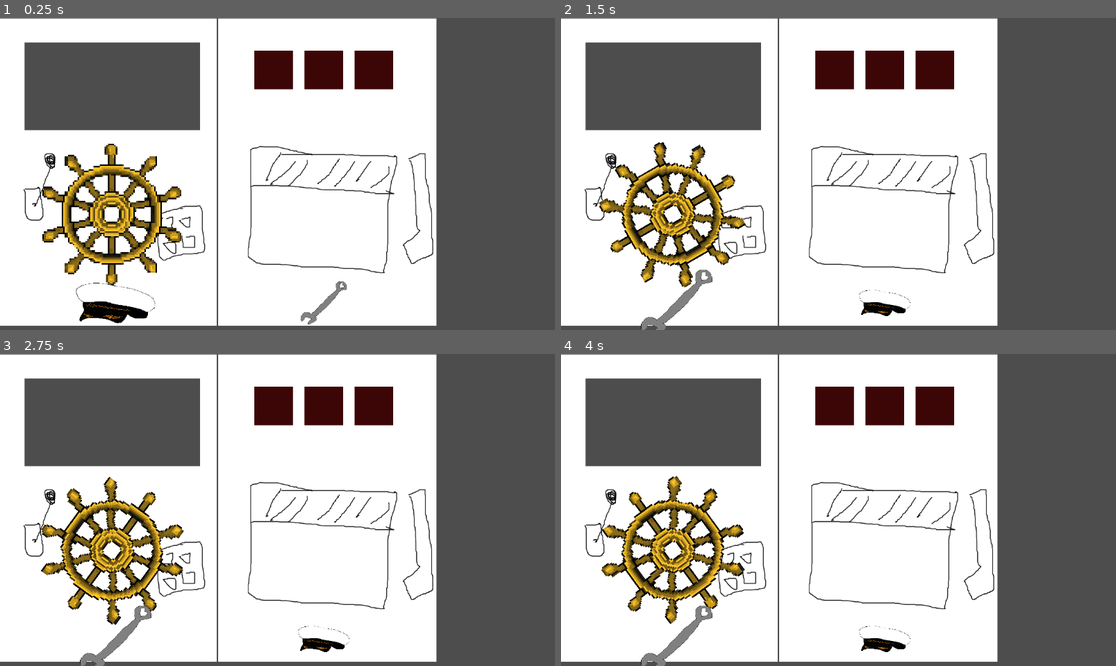
Above: before the commit, frames 1-4 (two rows, left to right).
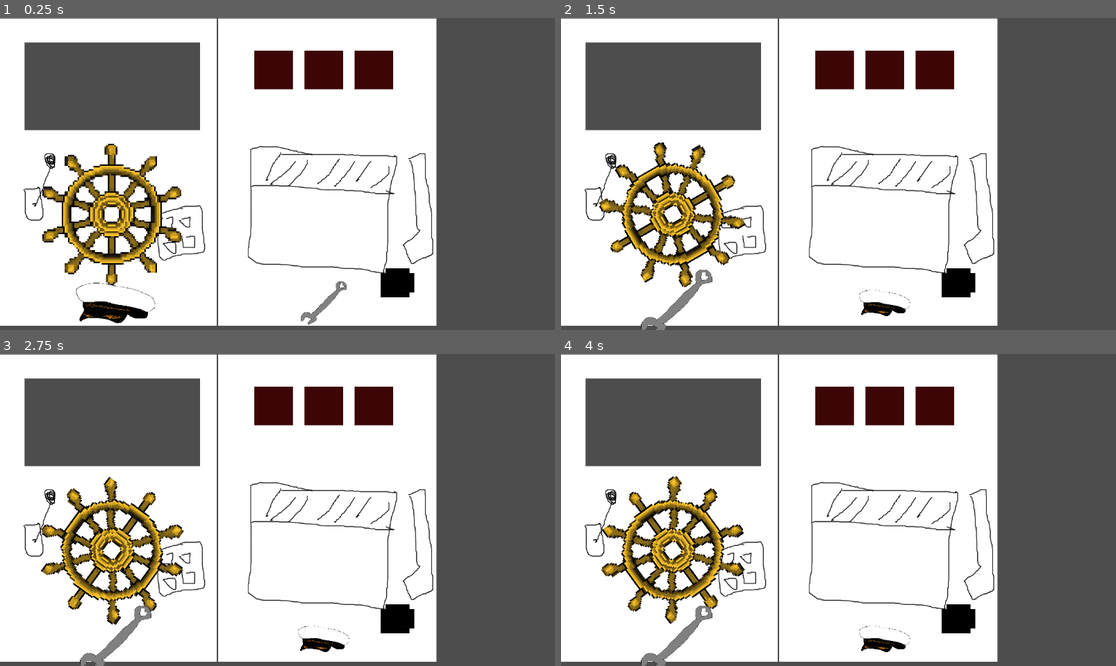
Above: after the commit, the same moments.

Repository: alifeee/space-pirates
Game: Godot game, scene res://NodeScenes/Main.tscn
The game is run twice, just before and just after one commit, with the same random seed, the same clock (stepped at 60 frames per second) and the same inputs.
Inputs (mouse positions are in pixels of both pictures, inside the frame that each line leads up to):
- Up to frame 1 (0.25 s): no input
- Up to frame 2 (1.5 s): tap Enter at 0.5 s; move the mouse to (960, 158) at 0.52 s; hold Right (right) 0.53-1.25 s; hold Up (ui_up) 0.53-1.25 s; click (960, 158) at 0.67 s; tap Space (add_coal) at 1.25 s; drag from (727, 189) to (810, 236) at 1.27 s
- Up to frame 3 (2.75 s): tap Enter at 2 s; move the mouse to (333, 441) at 2.02 s; hold Left (left) from 2.03 s (still down); hold Up (ui_up) from 2.03 s (still down); tap Page Up (player1_action1) at 2.1 s; click (333, 441) at 2.17 s
- Up to frame 4 (4 s): release Left (left) at 2.75 s; release Up (ui_up) at 2.75 s; tap Space (add_coal) at 2.75, 3.6 s; drag from (810, 572) to (672, 463) at 2.77 s; move the mouse to (1005, 556) at 3.52 s; hold Right (right) from 3.53 s (still down); hold Up (ui_up) from 3.53 s (still down); click (1005, 556) at 3.67 s

The runs differ from the first frame. In frame 1, 0.5% of the frame differs, in the area x 68-75%, y 80-90%; in frame 2, 0.5%; in frame 3, 0.5%; in frame 4, 0.5%.

Commit message:
COAL

Diff:
--- /dev/null
+++ b/NodeScenes/Coal.gd
@@ -0,0 +1,43 @@
+extends RigidBody2D
+
+var dragging = false
+var offset = Vector2()
+var drag = false
+var click_radius = 32
+
+var mouse_sens= 300.0
+
+func _physics_process(delta):
+	var direction: Vector2
+	direction.x = Input.get_action_strength("ui_right") - Input.get_action_strength("ui_left")
+	direction.y = Input.get_action_strength("ui_down") - Input.get_action_strength("ui_up")
+
+	if abs(direction.x) == 1 and abs(direction.y) == 1:
+		direction = direction.normalized()
+
+	var movement = mouse_sens * direction * delta
+	if (movement):
+		get_viewport().warp_mouse(get_global_mouse_position()+movement)
+
+func _input(event):
+	if event is InputEventJoypadButton:
+		if event.pressed and event.button_index == 0:
+			if (get_viewport().get_mouse_position() - self.position).length() < click_radius:
+				dragging = true
+				offset = get_viewport().get_mouse_position() - position
+		elif !event.pressed and event.button_index == 0:
+			dragging = false
+
+	if event is InputEventMouseButton:
+		if event.pressed and event.button_index == MOUSE_BUTTON_LEFT:
+			if (event.position - self.position).length() < click_radius:
+				dragging = true
+				offset = event.position - position
+		elif !event.pressed and event.button_index == MOUSE_BUTTON_LEFT:
+			dragging = false
+
+	if event is InputEventMouseMotion and dragging:
+		set_position(get_viewport().get_mouse_position() - offset)
+
+	if event is InputEventJoypadMotion and dragging:
+		set_position(get_viewport().get_mouse_position() - offset)
--- a/NodeScenes/Main.tscn
+++ b/NodeScenes/Main.tscn
@@ -1,15 +1,20 @@
-[gd_scene load_steps=11 format=3 uid="uid://br4vudmfn607"]
+[gd_scene load_steps=14 format=3 uid="uid://o5cbvqa1whwp"]
 
 [ext_resource type="Texture2D" uid="uid://76ev6qb2a1qi" path="res://Assets/captain_room.png" id="1_isubg"]
 [ext_resource type="Script" path="res://NodeScenes/Main.gd" id="1_uptqq"]
 [ext_resource type="Texture2D" uid="uid://tv70ntjxkffm" path="res://Assets/mechanic_room.png" id="2_oshy8"]
-[ext_resource type="Texture2D" uid="uid://8b5lcvfcrtt8" path="res://Assets/Space shit/captain side/image.png" id="3_gsado"]
+[ext_resource type="Texture2D" uid="uid://bx5a4ue37vx4i" path="res://Assets/Space shit/captain side/image.png" id="3_gsado"]
 [ext_resource type="Script" path="res://NodeScenes/Wheel.gd" id="4_vi048"]
-[ext_resource type="Texture2D" uid="uid://dmnalcgng2od4" path="res://Assets/mechanic side/press button.png" id="5_qgp27"]
+[ext_resource type="Texture2D" uid="uid://dmqtjbaf70lpg" path="res://Assets/mechanic side/coal.png" id="5_lhwsp"]
+[ext_resource type="Texture2D" uid="uid://dvflnw61u776i" path="res://Assets/mechanic side/press button.png" id="5_qgp27"]
+[ext_resource type="Script" path="res://NodeScenes/Coal.gd" id="6_028wc"]
 [ext_resource type="Script" path="res://NodeScenes/Button1.gd" id="6_ttfst"]
 [ext_resource type="Texture2D" uid="uid://okibml5s40ng" path="res://Assets/captain_hat.png" id="8_81xj1"]
 [ext_resource type="Texture2D" uid="uid://cdpql3qusj7u3" path="res://Assets/mechanic_wrench.png" id="9_mpmoo"]
 [ext_resource type="Script" path="res://NodeScenes/PlayerIcon.gd" id="9_u4iu4"]
+
+[sub_resource type="CircleShape2D" id="CircleShape2D_2eisw"]
+radius = 28.96
 
 [node name="Main" type="Node2D"]
 script = ExtResource("1_uptqq")
@@ -62,3 +67,17 @@
 texture = ExtResource("9_mpmoo")
 script = ExtResource("9_u4iu4")
 controller = 1
+
+[node name="Coal" type="RigidBody2D" parent="."]
+position = Vector2(820, 550)
+input_pickable = true
+gravity_scale = 0.0
+freeze_mode = 1
+script = ExtResource("6_028wc")
+metadata/_edit_group_ = true
+
+[node name="Sprite2D" type="Sprite2D" parent="Coal"]
+texture = ExtResource("5_lhwsp")
+
+[node name="CollisionShape2D" type="CollisionShape2D" parent="Coal"]
+shape = SubResource("CircleShape2D_2eisw")
